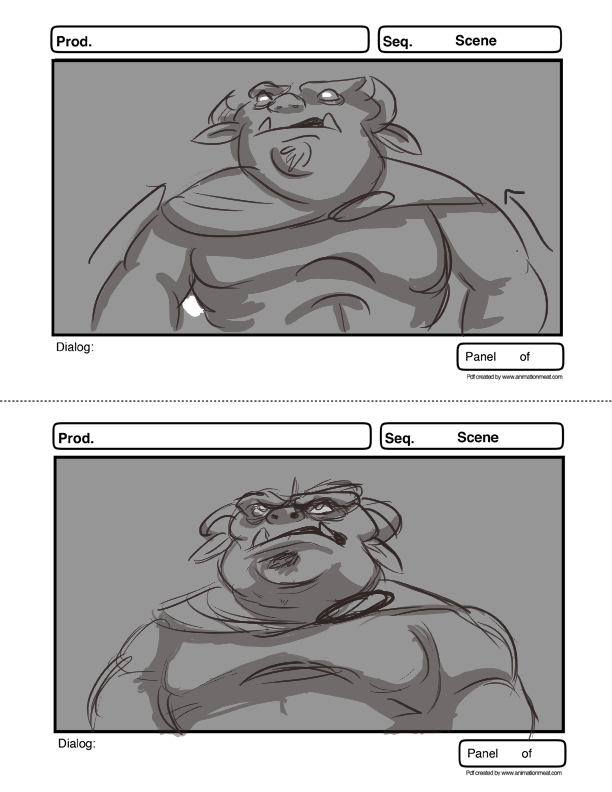
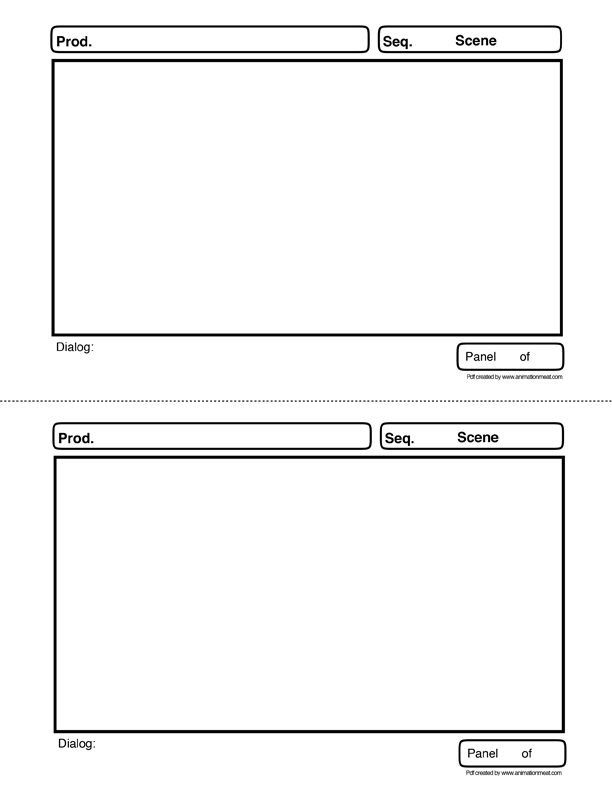
Layered file, before and after one edit (612x792). Changes by layer:
hid "3" over box(55, 58, 563, 741)
hid "2" over box(55, 58, 563, 741)
hid "1" over box(55, 58, 563, 741)
